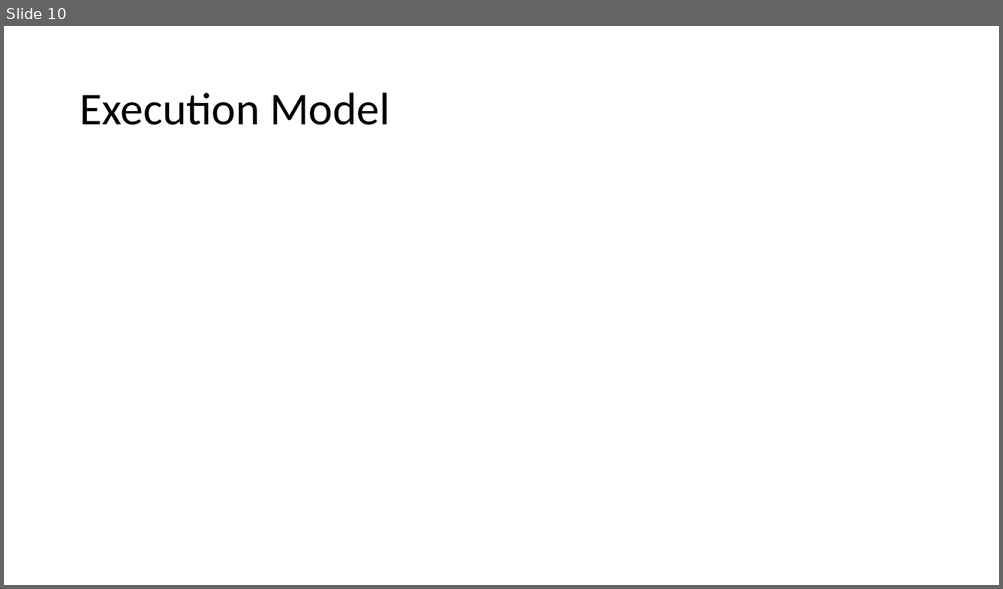
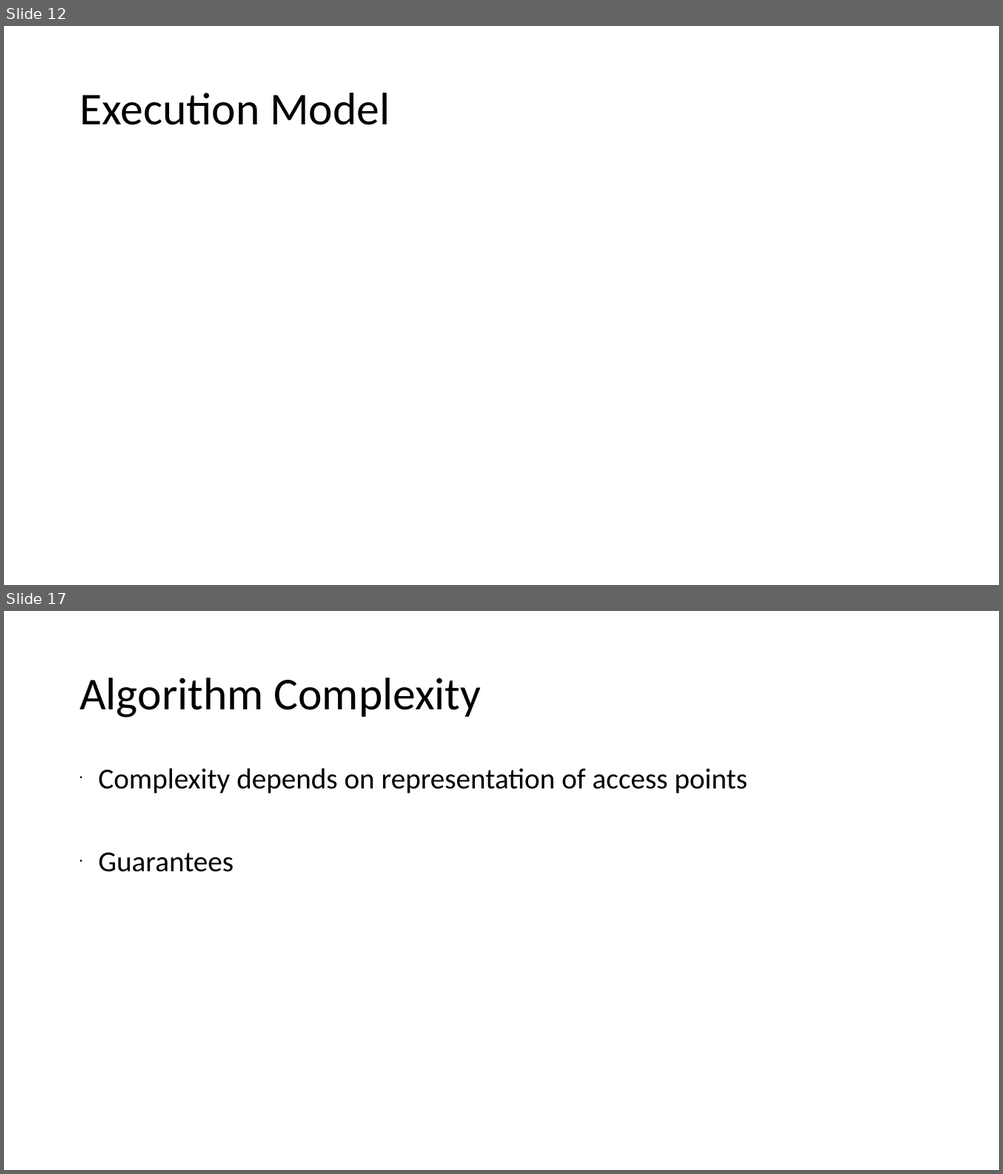
Before and after one commit to xiaohe27/Tasks, a slide deck: Slides/qual-presentation.ppt. Shown one above the other, each under a label of ours: slide 10 before the commit, slides 12 and 17 after it; the slides between them are not shown. The pictures are 1003x589 and 1003x1174 pixels, drawn with LibreOffice and Linux fonts; fonts in the diff are those of the drawing. Boxes give left, top, right and bottom in pixels: in the first picture for what was removed or moved away, otherwise in the second. Text is boxed around its words. In the diff, an @@ line names an element or a change of style, - is before the commit and + after.

```diff
--- a/Slides/qual-presentation.ppt
+++ b/Slides/qual-presentation.ppt
@@ slide 17 added at bbox=[4, 611, 999, 1170], background #FFFFFF @@
@@ title added at bbox=[79, 678, 481, 718], 44 pt, text #000000 @@
+Algorithm Complexity
@@ text added at bbox=[98, 768, 748, 872], 28 pt, text #000000 @@
+• Complexity depends on representation of access points
+• Guarantees
@@ what was slide 10 is now slide 12 @@
```
Also in this commit, not shown: 1 slide changed, 8 other slides added, 1 slide removed.
